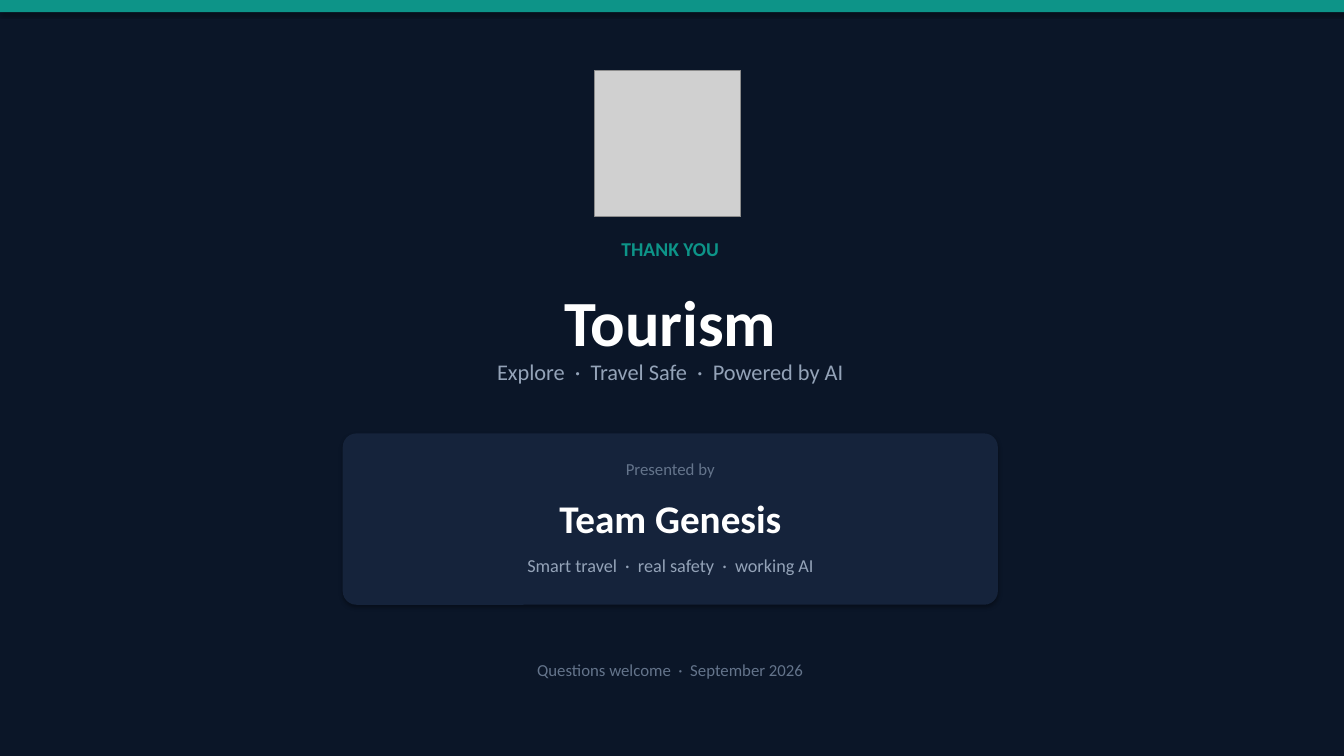
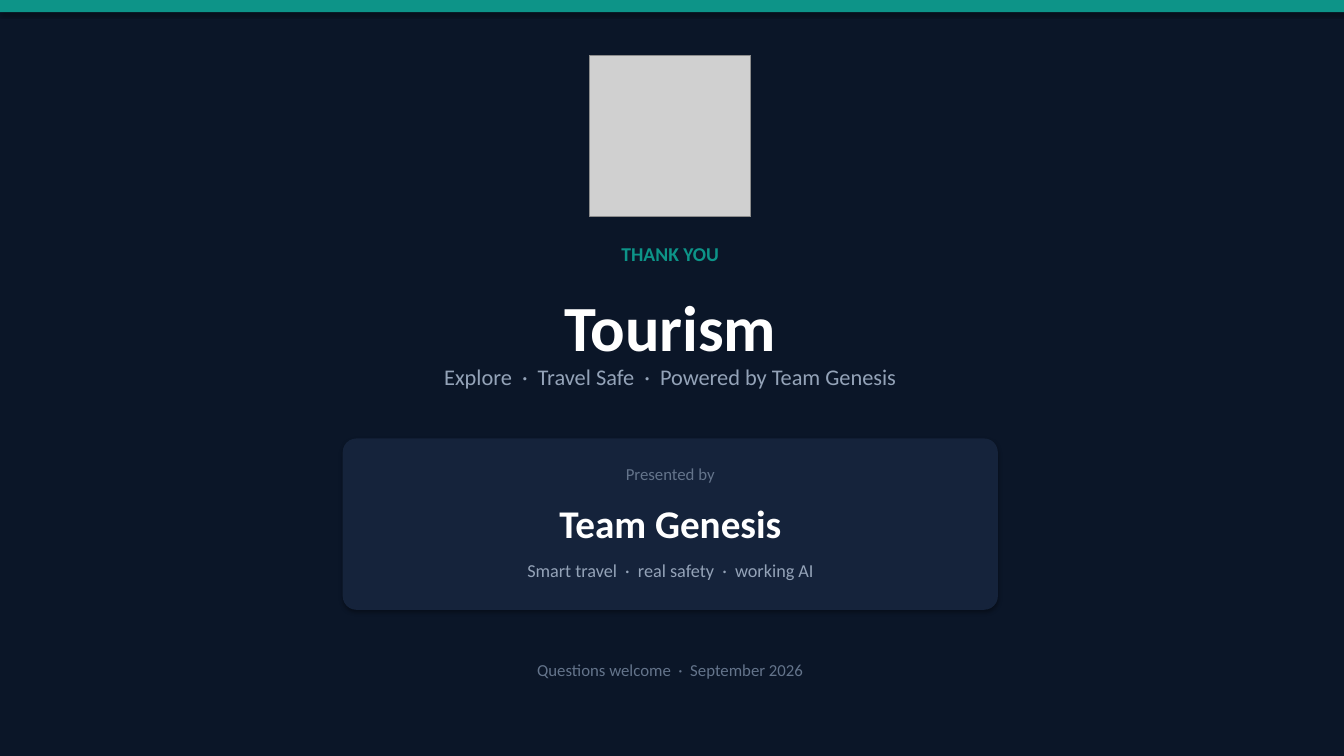
Before and after one commit to piyushkumarexe/travelling, a slide deck: slide 10 of Tourism_Team_Genesis.pptx. Drawn at 1344x756 pixels with LibreOffice and Linux fonts; fonts in the diff are those of the drawing; grey boxes stand for pictures. Boxes give left, top, right and bottom in pixels: in the first picture for what was removed or moved away, otherwise in the second. Text is boxed around its words. In the diff, an @@ line names an element or a change of style, - is before the commit and + after.

Commit message:
Use app launcher icon in PPT; closing line powered by Team Genesis
Replace YatraWise wordmark logo with the Android app icon on title and
closing slides. Last slide tagline is now "Powered by Team Genesis".

```diff
--- a/Tourism_Team_Genesis.pptx
+++ b/Tourism_Team_Genesis.pptx
@@ picture: place and size @@
-picture at [595, 71, 741, 217]
+picture at [590, 55, 751, 217]
@@ text at [444, 369, 896, 389]: text changed @@
-Explore · Travel Safe · Powered by AI
+Explore · Travel Safe · Powered by Team Genesis
@@ 5 texts, 1 rounded rectangle: place and size @@
-5 texts, 1 rounded rectangle at [343, 243, 998, 605]
+5 texts, 1 rounded rectangle at [343, 248, 998, 610]
```
Also in this commit, not shown: 1 other slide changed, 3 other files.
